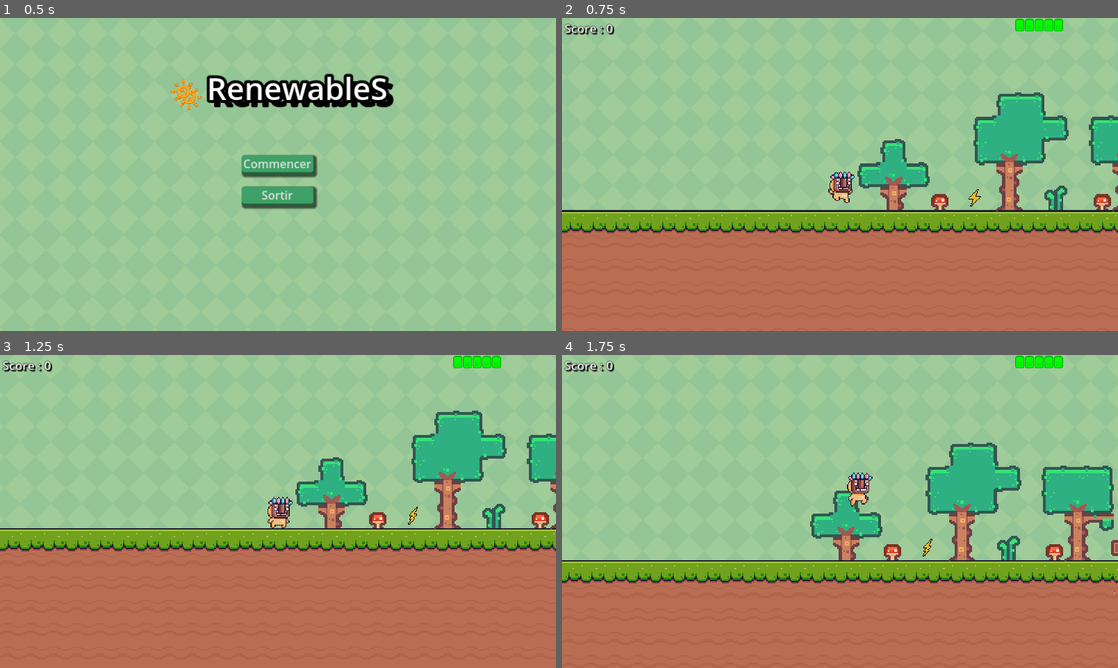
Above: before the commit, frames 1-4 (two rows, left to right).
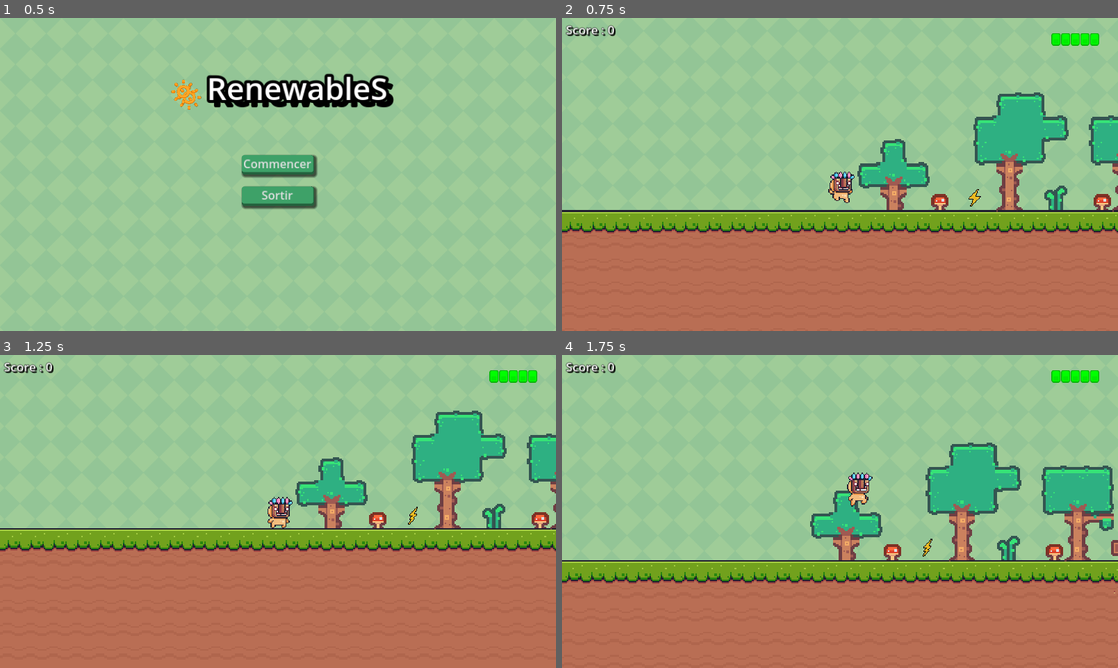
Above: after the commit, the same moments.

Repository: Intersmester-game-dev-imt/Renewables
Game: Godot game, scene res://scenes/menu.tscn
Two runs of this game, one before a commit and one after it. Both use one fixed random seed, a clock stepped at 60 frames per second and the inputs below.
Inputs:
- Up to frame 1 (0.5 s): no input
- Up to frame 2 (0.75 s): click "Commencer" at 0.5 s
- Up to frame 3 (1.25 s): no input
- Up to frame 4 (1.75 s): hold Right (right) from 1.28 s (still down); tap E (interact) at 1.35 s; tap Up (jump) at 1.52 s

Frame 1 is identical in both runs. In frame 2, 0.9% of the frame differs, in the area x 0-97%, y 0-9%; in frame 3, 0.9%; in frame 4, 0.9%.

Commit message:
add music and position progress bar

Diff:
--- a/main.tscn
+++ b/main.tscn
@@ -19,6 +19,7 @@
 [ext_resource type="PackedScene" uid="uid://copdw54bw82g5" path="res://scenes/pause_menu.tscn" id="17_y55hm"]
 [ext_resource type="PackedScene" uid="uid://c1j3nuavpg4fn" path="res://scenes/game_over_menu.tscn" id="18_omiok"]
 [ext_resource type="PackedScene" uid="uid://dkek6o4a63ry8" path="res://scenes/score_ui.tscn" id="19_03f33"]
+[ext_resource type="AudioStream" uid="uid://bmsuysbxj8wg1" path="res://assets/field_theme.wav" id="20_t2qm6"]
 
 [sub_resource type="TileSetAtlasSource" id="TileSetAtlasSource_2hc5x"]
 texture = ExtResource("2_4nkv7")
@@ -1301,16 +1302,26 @@
 texture = ExtResource("10_ppif5")
 centered = false
 
-[node name="CanvasLayer" type="CanvasLayer" parent="."]
-
-[node name="ProgressBar" parent="CanvasLayer" instance=ExtResource("16_ihqv0")]
-offset_right = 129.0
+[node name="CanvaProgressBar" type="CanvasLayer" parent="."]
+
+[node name="ProgressBar" parent="CanvaProgressBar" instance=ExtResource("16_ihqv0")]
+anchors_preset = -1
+anchor_right = 0.112
+anchor_bottom = 0.056
+offset_left = 75.0
+offset_top = 29.0
+offset_right = 74.976
+offset_bottom = 28.712
 
 [node name="CanvaScore" type="CanvasLayer" parent="."]
 offset = Vector2(5, 3)
 transform = Transform2D(1, 0, 0, 1, 5, 3)
 
 [node name="ScoreUI" parent="CanvaScore" instance=ExtResource("19_03f33")]
+offset_left = 3.0
+offset_top = 3.0
+offset_right = 3.0
+offset_bottom = 3.0
 
 [node name="CanvaPause" type="CanvasLayer" parent="."]
 
@@ -1319,6 +1330,10 @@
 [node name="CanvasGameOver" type="CanvasLayer" parent="."]
 
 [node name="GameOver" parent="CanvasGameOver" instance=ExtResource("18_omiok")]
+
+[node name="AudioStreamPlayer" type="AudioStreamPlayer" parent="."]
+stream = ExtResource("20_t2qm6")
+autoplay = true
 
 [connection signal="body_entered" from="HydraulicLever" to="HydraulicLever" method="_on_body_entered"]
 [connection signal="body_exited" from="HydraulicLever" to="HydraulicLever" method="_on_body_exited"]
--- a/project.godot
+++ b/project.godot
@@ -10,14 +10,13 @@
 
 [application]
 
-config/name="RenewableS Test"
+config/name="RenewableS"
 run/main_scene="res://scenes/menu.tscn"
 config/features=PackedStringArray("4.2", "GL Compatibility")
 config/icon="res://icon.svg"
 
 [display]
 
-window/size/resizable=false
 window/stretch/mode="canvas_items"
 window/stretch/aspect="expand"
 
--- a/scripts/game_manager.gd
+++ b/scripts/game_manager.gd
@@ -1,6 +1,6 @@
 extends Node
 
-@onready var progress_bar = $"../CanvasLayer/ProgressBar"
+@onready var progress_bar = $"../CanvaProgressBar/ProgressBar"
 @onready var pause_screen = $"../CanvaPause/PauseMenu"
 @onready var game_over_screen = $"../CanvasGameOver/GameOver"
 @onready var score_ui = $"../CanvaScore/ScoreUI"
Not shown, changed: assets/field_theme.wav.import
Not shown: 1 places in main.tscn that only renumber resources
